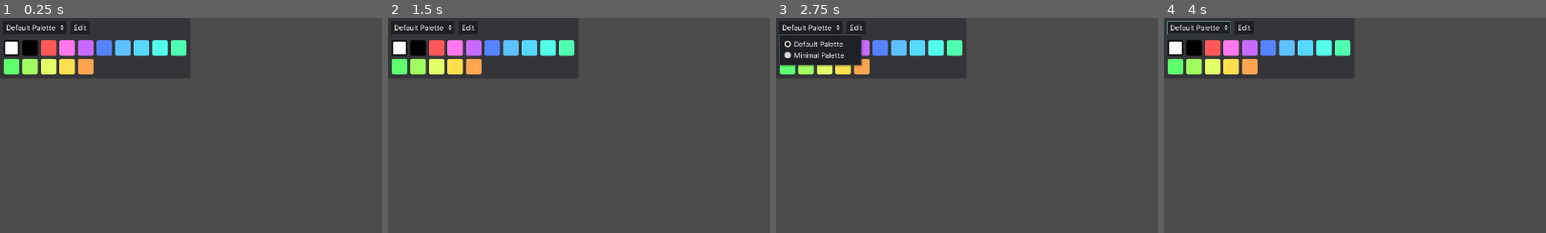
Above: before the commit, frames 1-4 (left to right).
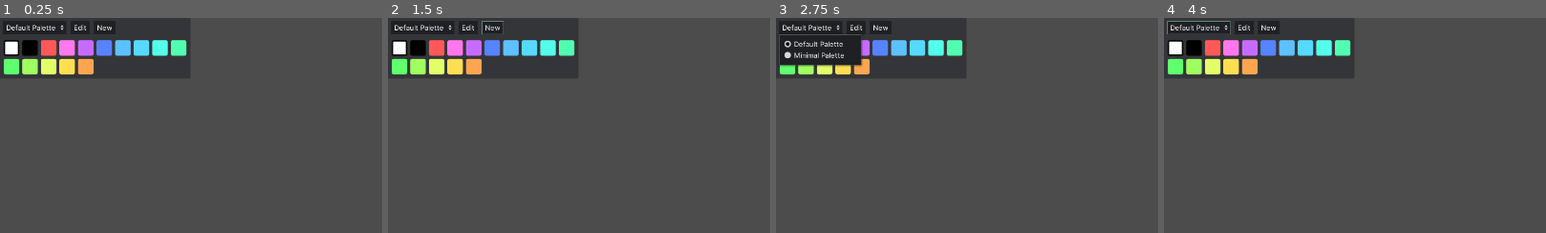
Above: after the commit, the same moments.

Repository: Epsilon0xCell/Lorien
Game: Godot game, scene res://UI/ColorPalettePicker.tscn
The game is run twice, just before and just after one commit, with the same random seed, the same clock (stepped at 60 frames per second) and the same inputs. This scene is started directly instead of the project's main scene.
Inputs (mouse positions are % of the whole screen's width and height, from its top left):
- Up to frame 1 (0.25 s): no input
- Up to frame 2 (1.5 s): click (14, 2) at 0.5 s, where only the run after the commit has a clickable "New"; click (14, 2) at 1.25 s, where only the run after the commit has a clickable "New"
- Up to frame 3 (2.75 s): click "Default Palette" at 2 s
- Up to frame 4 (4 s): click "Edit" at 2.75 s; tap Enter at 3.5 s; move the mouse to (1, 7) at 3.52 s; hold D (player_move_right) from 3.53 s (still down); tap Delete (delete_selected_strokes) at 3.6 s; click (1, 7) at 3.67 s; tap Space (player_jump) at 3.77 s
The pictures show only the part of the screen within x 0-50%, y 0-50%; the shares and areas given below are measured in that part.

The runs differ from the first frame. In frame 1, less than 0.1% of the frame differs, in the area x 25-30%, y 3-6%; in frame 2, 0.1%, in the area x 24-31%, y 1-8%; in frame 3, less than 0.1%; in frame 4, less than 0.1%.
Error after the commit: Attempt to call function 'popup_centered' in base 'null instance' on a null instance. (res://UI/ColorPalettePicker.gd:79)

Commit message:
Implemented creating new palettes

Diff:
--- a/lorien/InfiniteCanvas/Tools/ColorPickerTool.gd
+++ b/lorien/InfiniteCanvas/Tools/ColorPickerTool.gd
@@ -17,7 +17,7 @@
 	elif event is InputEventMouseButton:
 		if event.button_index == BUTTON_LEFT && event.pressed:
 			var color = _pick_color()
-			_toolbar._on_brush_color_changed(color)
+			_toolbar.set_brush_color(color)
 
 # -------------------------------------------------------------------------------------------------
 func _pick_color() -> Color:
--- a/lorien/Main.gd
+++ b/lorien/Main.gd
@@ -15,6 +15,7 @@
 onready var _exit_dialog: WindowDialog = $ExitDialog
 onready var _unsaved_changes_dialog: WindowDialog = $UnsavedChangesDialog
 onready var _background_color_picker: ColorPicker = $BackgroundColorPickerPopup/PanelContainer/ColorPicker
+onready var _new_palette_dialog: WindowDialog = $NewPaletteDialog
 
 var _ui_visible := true
 var _player_enabled := false
@@ -120,7 +121,7 @@
 	# TODO: This is a hacky way to close the Brush color picker when clicking outside of it
 	# It's quite hacky, so refactor this at some point!
 	if event is InputEventMouseButton && event.pressed:
-		if _brush_color_picker.visible && !Utils.is_mouse_in_control(_brush_color_picker) && !Utils.is_mouse_in_control(_toolbar.get_brush_color_button()):
+		if _brush_color_picker.visible && !Utils.is_mouse_in_control(_brush_color_picker) && !Utils.is_mouse_in_control(_toolbar.get_brush_color_button()) && !_is_dialog_open():
 			_brush_color_picker.hide()
 
 # -------------------------------------------------------------------------------------------------
@@ -196,11 +197,13 @@
 	on_ui = on_ui || Utils.is_mouse_in_control(_file_dialog)
 	on_ui = on_ui || Utils.is_mouse_in_control(_about_dialog)
 	on_ui = on_ui || Utils.is_mouse_in_control(_settings_dialog)
+	on_ui = on_ui || Utils.is_mouse_in_control(_brush_color_picker)
+	on_ui = on_ui || Utils.is_mouse_in_control(_new_palette_dialog)
 	return on_ui
 
 # -------------------------------------------------------------------------------------------------
 func _is_dialog_open() -> bool:
-	return _file_dialog.visible || _about_dialog.visible || _settings_dialog.visible || _generic_alert_dialog.visible
+	return _file_dialog.visible || _about_dialog.visible || _settings_dialog.visible || _generic_alert_dialog.visible || _new_palette_dialog.visible
 
 # -------------------------------------------------------------------------------------------------
 func _create_active_default_project() -> void:
@@ -434,3 +437,8 @@
 func _on_BrushColorPicker_color_changed(color: Color) -> void:
 	_toolbar.set_brush_color(color)
 	_canvas.set_brush_color(color)
+
+# --------------------------------------------------------------------------------------------------
+func _on_NewPaletteDialog_new_palette_created(palette: Palette) -> void:
+	PaletteManager.set_active_palette(palette)
+	_brush_color_picker.update_palettes()
--- a/lorien/Main.tscn
+++ b/lorien/Main.tscn
@@ -11,6 +11,7 @@
 [ext_resource path="res://UI/Dialogs/AboutDialog.tscn" type="PackedScene" id=9]
 [ext_resource path="res://UI/Dialogs/SettingsDialog.tscn" type="PackedScene" id=10]
 [ext_resource path="res://UI/Dialogs/ExitDialog.tscn" type="PackedScene" id=11]
+[ext_resource path="res://UI/Dialogs/NewPaletteDialog.tscn" type="PackedScene" id=12]
 [ext_resource path="res://UI/ColorPalettePicker.tscn" type="PackedScene" id=13]
 
 [sub_resource type="StyleBoxFlat" id=1]
@@ -70,10 +71,10 @@
 }
 
 [node name="ColorPicker" type="ColorPicker" parent="BackgroundColorPickerPopup/PanelContainer"]
-margin_left = 12.0
-margin_top = 12.0
-margin_right = 330.001
-margin_bottom = 436.0
+margin_left = 52.0
+margin_top = 52.0
+margin_right = 370.001
+margin_bottom = 476.0
 edit_alpha = false
 presets_enabled = false
 presets_visible = false
@@ -87,6 +88,7 @@
 margin_top = 81.0
 margin_right = 717.0
 margin_bottom = 196.0
+add_new_palette_dialog_path = NodePath("../NewPaletteDialog")
 
 [node name="MainMenu" parent="." instance=ExtResource( 5 )]
 margin_left = 1.0
@@ -105,6 +107,7 @@
 margin_right = 385.0
 margin_bottom = 216.5
 theme = ExtResource( 8 )
+popup_exclusive = true
 access = 2
 filters = PoolStringArray( "*.lorien" )
 current_dir = "/Projects/Other/Lorien/lorien"
@@ -122,6 +125,17 @@
 margin_top = -45.0
 margin_right = 155.0
 margin_bottom = 45.0
+popup_exclusive = true
+
+[node name="NewPaletteDialog" parent="." instance=ExtResource( 12 )]
+anchor_left = 0.5
+anchor_top = 0.5
+anchor_right = 0.5
+anchor_bottom = 0.5
+margin_left = -129.5
+margin_top = -40.0
+margin_right = 129.5
+margin_bottom = 40.0
 
 [node name="ExportDialog" type="FileDialog" parent="."]
 anchor_left = 0.5
@@ -133,6 +147,7 @@
 margin_right = 385.0
 margin_bottom = 216.5
 theme = ExtResource( 8 )
+popup_exclusive = true
 access = 2
 current_dir = "/Projects/Other/Lorien/lorien"
 current_path = "/Projects/Other/Lorien/lorien/"
@@ -147,6 +162,7 @@
 margin_top = -45.0
 margin_right = 155.0
 margin_bottom = 45.0
+popup_exclusive = true
 
 [node name="AboutDialog" parent="." instance=ExtResource( 9 )]
 anchor_left = 0.5
@@ -157,6 +173,7 @@
 margin_top = -102.5
 margin_right = 225.0
 margin_bottom = 102.5
+popup_exclusive = true
 
 [node name="SettingsDialog" parent="." instance=ExtResource( 10 )]
 anchor_left = 0.5
@@ -178,6 +195,7 @@
 margin_right = 68.5
 margin_bottom = 35.0
 theme = ExtResource( 8 )
+popup_exclusive = true
 dialog_text = "Generic message. "
 __meta__ = {
 "_edit_lock_": true
@@ -186,3 +204,4 @@
 [connection signal="mouse_entered" from="InfiniteCanvas" to="." method="_on_InfiniteCanvas_mouse_entered"]
 [connection signal="mouse_exited" from="InfiniteCanvas" to="." method="_on_InfiniteCanvas_mouse_exited"]
 [connection signal="color_changed" from="BrushColorPicker" to="." method="_on_BrushColorPicker_color_changed"]
+[connection signal="new_palette_created" from="NewPaletteDialog" to="." method="_on_NewPaletteDialog_new_palette_created"]
--- a/lorien/Palettes/PaletteManager.gd
+++ b/lorien/Palette/PaletteManager.gd
@@ -2,8 +2,8 @@
 
 # -------------------------------------------------------------------------------------------------
 const BUILTIN_PALETTES := [
-	preload("res://Palettes/default_palette.tres"),
-	preload("res://Palettes/minimal_palette.tres")
+	preload("res://Palette/default_palette.tres"),
+	preload("res://Palette/minimal_palette.tres")
 ]
 const FILE_EXTENSION := "txt"
 const SECTION := "palette"
@@ -30,21 +30,22 @@
 
 # -------------------------------------------------------------------------------------------------
 func save() -> void:
+	Settings.set_value(Settings.PALETTE_ACTIVE, palettes[_active_palette_index].name)
 	for p in palettes:
 		if p.dirty:
 			_save_palette(p)
 
 # -------------------------------------------------------------------------------------------------
 func create_custom_palette(palette_name: String) -> Palette:
-	for p in palettes:
-		if p.name == name:
-			printerr("Palette names must be unique")
-			return null
+	if has_palette_name(palette_name):
+		printerr("Palette names must be unique")
+		return null
 
 	var palette := Palette.new()
 	palette.name = palette_name
 	palette.builtin = false
 	palette.dirty = true
+	palette.colors = PoolColorArray([Color.white, Color.black])
 	palettes.append(palette)
 	_sort()
 
@@ -53,7 +54,21 @@
 # -------------------------------------------------------------------------------------------------
 func set_active_palette_index(index: int) -> void:
 	_active_palette_index = index
-	Settings.set_value(Settings.PALETTE_ACTIVE, palettes[index].name)
+
+# -------------------------------------------------------------------------------------------------
+func set_active_palette(palette: Palette) -> void:
+	var index := 0
+	var found := false
+	for p in palettes:
+		if p.name == palette.name:
+			found = true
+			break
+		index += 1
+
+	if found:
+		_active_palette_index = index
+	else:
+		printerr("Cold not find palette: %s" % palette.name)
 
 # -------------------------------------------------------------------------------------------------
 func get_active_palette() -> Palette:
@@ -62,6 +77,13 @@
 # -------------------------------------------------------------------------------------------------
 func get_active_palette_index() -> int:
 	return _active_palette_index
+
+# -------------------------------------------------------------------------------------------------
+func has_palette_name(name: String) -> bool:
+	for p in palettes:
+		if p.name == name:
+			return true
+	return false
 
 # -------------------------------------------------------------------------------------------------
 func _sort() -> void:
--- a/lorien/Palettes/default_palette.tres
+++ b/lorien/Palette/default_palette.tres
@@ -1,6 +1,6 @@
 [gd_resource type="Resource" load_steps=2 format=2]
 
-[ext_resource path="res://Palettes/Palette.gd" type="Script" id=1]
+[ext_resource path="res://Palette/Palette.gd" type="Script" id=1]
 
 [resource]
 script = ExtResource( 1 )
--- a/lorien/Palettes/minimal_palette.tres
+++ b/lorien/Palette/minimal_palette.tres
@@ -1,6 +1,6 @@
 [gd_resource type="Resource" load_steps=2 format=2]
 
-[ext_resource path="res://Palettes/Palette.gd" type="Script" id=1]
+[ext_resource path="res://Palette/Palette.gd" type="Script" id=1]
 
 [resource]
 script = ExtResource( 1 )
--- a/lorien/UI/ColorPalettePicker.gd
+++ b/lorien/UI/ColorPalettePicker.gd
@@ -8,7 +8,7 @@
 signal color_changed(color)
 
 # -------------------------------------------------------------------------------------------------
-export var color_picker_path: NodePath
+export var add_new_palette_dialog_path: NodePath
 
 onready var _palette_selection_button: OptionButton = $MarginContainer/VBoxContainer/Buttons/PaletteSelectionButton
 onready var _color_grid: GridContainer = $MarginContainer/VBoxContainer/ColorGrid
@@ -17,7 +17,17 @@
 
 # -------------------------------------------------------------------------------------------------
 func _ready() -> void:
+	update_palettes()
+
+# -------------------------------------------------------------------------------------------------
+func _input(event: InputEvent) -> void:
+	if event is InputEventKey && event.pressed && event.scancode == KEY_ESCAPE:
+		visible = false
+
+# -------------------------------------------------------------------------------------------------
+func update_palettes() -> void:
 	# Add palettes to the dropdown
+	_palette_selection_button.clear()
 	for palette in PaletteManager.palettes:
 		_palette_selection_button.add_item(palette.name)
 
@@ -26,11 +36,6 @@
 	_palette_selection_button.selected = PaletteManager.get_active_palette_index()
 	_create_buttons(active_palette)
 	_activate_palette_button(_color_grid.get_child(0))
-
-# -------------------------------------------------------------------------------------------------
-func _input(event: InputEvent) -> void:
-	if event is InputEventKey && event.pressed && event.scancode == KEY_ESCAPE:
-		visible = false
 
 # -------------------------------------------------------------------------------------------------
 func _create_buttons(palette: Palette) -> void:
@@ -65,5 +70,10 @@
 # -------------------------------------------------------------------------------------------------
 func _on_PaletteSelectionButton_item_selected(index: int) -> void:
 	PaletteManager.set_active_palette_index(index)
+	PaletteManager.save()
 	_create_buttons(PaletteManager.get_active_palette())
 	_activate_palette_button(_color_grid.get_child(0))
+
+# -------------------------------------------------------------------------------------------------
+func _on_AddPaletteButton_pressed() -> void:
+	get_node(add_new_palette_dialog_path).popup_centered()
--- a/lorien/UI/ColorPalettePicker.tscn
+++ b/lorien/UI/ColorPalettePicker.tscn
@@ -58,6 +58,13 @@
 hint_tooltip = "Change the currently seleted color"
 text = "Edit"
 
+[node name="AddPaletteButton" type="Button" parent="MarginContainer/VBoxContainer/Buttons"]
+margin_left = 78.0
+margin_right = 119.0
+margin_bottom = 25.0
+hint_tooltip = "Change the currently seleted color"
+text = "New"
+
 [node name="HSeparator" type="HSeparator" parent="MarginContainer/VBoxContainer"]
 margin_top = 29.0
 margin_right = 346.0
@@ -74,3 +81,4 @@
 columns = 10
 
 [connection signal="item_selected" from="MarginContainer/VBoxContainer/Buttons/PaletteSelectionButton" to="." method="_on_PaletteSelectionButton_item_selected"]
+[connection signal="pressed" from="MarginContainer/VBoxContainer/Buttons/AddPaletteButton" to="." method="_on_AddPaletteButton_pressed"]
--- /dev/null
+++ b/lorien/UI/Dialogs/NewPaletteDialog.gd
@@ -0,0 +1,24 @@
+extends WindowDialog
+
+# -------------------------------------------------------------------------------------------------
+signal new_palette_created(palette)
+
+# -------------------------------------------------------------------------------------------------
+onready var _line_edit: LineEdit = $MarginContainer/Container/LineEdit
+
+# -------------------------------------------------------------------------------------------------
+func _on_SaveButton_pressed() -> void:
+	var name := _line_edit.text
+	var palette := PaletteManager.create_custom_palette(name)
+	if palette != null:
+		PaletteManager.save()
+		hide()
+		emit_signal("new_palette_created", palette)
+
+# -------------------------------------------------------------------------------------------------
+func _on_CancelButton_pressed() -> void:
+	hide()
+
+# -------------------------------------------------------------------------------------------------
+func _on_NewPaletteDialog_popup_hide() -> void:
+	_line_edit.clear()
--- /dev/null
+++ b/lorien/UI/Dialogs/NewPaletteDialog.tscn
@@ -0,0 +1,67 @@
+[gd_scene load_steps=3 format=2]
+
+[ext_resource path="res://UI/Themes/theme_dark.tres" type="Theme" id=1]
+[ext_resource path="res://UI/Dialogs/NewPaletteDialog.gd" type="Script" id=2]
+
+[node name="NewPaletteDialog" type="WindowDialog"]
+margin_right = 259.0
+margin_bottom = 80.0
+rect_min_size = Vector2( 200, 80 )
+theme = ExtResource( 1 )
+popup_exclusive = true
+window_title = "NEW_PALETTE_DIALOG_TITLE"
+script = ExtResource( 2 )
+__meta__ = {
+"_edit_use_anchors_": false
+}
+
+[node name="MarginContainer" type="MarginContainer" parent="."]
+anchor_right = 1.0
+anchor_bottom = 1.0
+custom_constants/margin_right = 12
+custom_constants/margin_top = 12
+custom_constants/margin_left = 12
+custom_constants/margin_bottom = 12
+__meta__ = {
+"_edit_use_anchors_": false
+}
+
+[node name="Container" type="Control" parent="MarginContainer"]
+margin_left = 12.0
+margin_top = 12.0
+margin_right = 247.0
+margin_bottom = 68.0
+
+[node name="HBoxContainer" type="HBoxContainer" parent="MarginContainer/Container"]
+anchor_top = 1.0
+anchor_right = 1.0
+anchor_bottom = 1.0
+margin_top = -25.0
+size_flags_vertical = 0
+__meta__ = {
+"_edit_use_anchors_": false
+}
+
+[node name="SaveButton" type="Button" parent="MarginContainer/Container/HBoxContainer"]
+margin_right = 115.0
+margin_bottom = 25.0
+size_flags_horizontal = 3
+text = "SAVE"
+
+[node name="CancelButton" type="Button" parent="MarginContainer/Container/HBoxContainer"]
+margin_left = 119.0
+margin_right = 235.0
+margin_bottom = 25.0
+size_flags_horizontal = 3
+text = "CANCEL"
+
+[node name="LineEdit" type="LineEdit" parent="MarginContainer/Container"]
+anchor_right = 1.0
+margin_bottom = 21.0
+__meta__ = {
+"_edit_use_anchors_": false
+}
+
+[connection signal="popup_hide" from="." to="." method="_on_NewPaletteDialog_popup_hide"]
+[connection signal="pressed" from="MarginContainer/Container/HBoxContainer/SaveButton" to="." method="_on_SaveButton_pressed"]
+[connection signal="pressed" from="MarginContainer/Container/HBoxContainer/CancelButton" to="." method="_on_CancelButton_pressed"]
--- a/lorien/UI/Dialogs/SettingsDialog.tscn
+++ b/lorien/UI/Dialogs/SettingsDialog.tscn
@@ -14,6 +14,7 @@
 margin_bottom = 300.0
 rect_min_size = Vector2( 520, 300 )
 theme = ExtResource( 1 )
+popup_exclusive = true
 window_title = "SETTINGS_TITLE"
 script = ExtResource( 2 )
 __meta__ = {
--- a/lorien/project.godot
+++ b/lorien/project.godot
@@ -57,7 +57,7 @@
 "base": "Reference",
 "class": "Config",
 "language": "GDScript",
-"path": "res://Misc/Config.gd"
+"path": "res://Config.gd"
 }, {
 "base": "Reference",
 "class": "I18nParser",
@@ -92,7 +92,7 @@
 "base": "Resource",
 "class": "Palette",
 "language": "GDScript",
-"path": "res://Palettes/Palette.gd"
+"path": "res://Palette/Palette.gd"
 }, {
 "base": "Control",
 "class": "PaletteButton",
@@ -196,7 +196,7 @@
 ProjectManager="*res://ProjectManager/ProjectManager.gd"
 Settings="*res://Misc/Settings.gd"
 ProjectMetadata="*res://ProjectManager/ProjectMetadata.gd"
-PaletteManager="*res://Palettes/PaletteManager.gd"
+PaletteManager="*res://Palette/PaletteManager.gd"
 
 [debug]
 
Not shown, changed: lorien/Assets/I18n/de.txt
Not shown, changed: lorien/Assets/I18n/en.txt
Not shown, changed: lorien/Assets/I18n/es.txt
Not shown, changed: lorien/Assets/I18n/it.txt
Not shown, changed: lorien/Assets/I18n/ru.txt
Renamed: lorien/Misc/Config.gd -> lorien/Config.gd
Not shown: 1 places in lorien/Main.tscn that only renumber resources
Renamed: lorien/Palettes/Palette.gd -> lorien/Palette/Palette.gd
